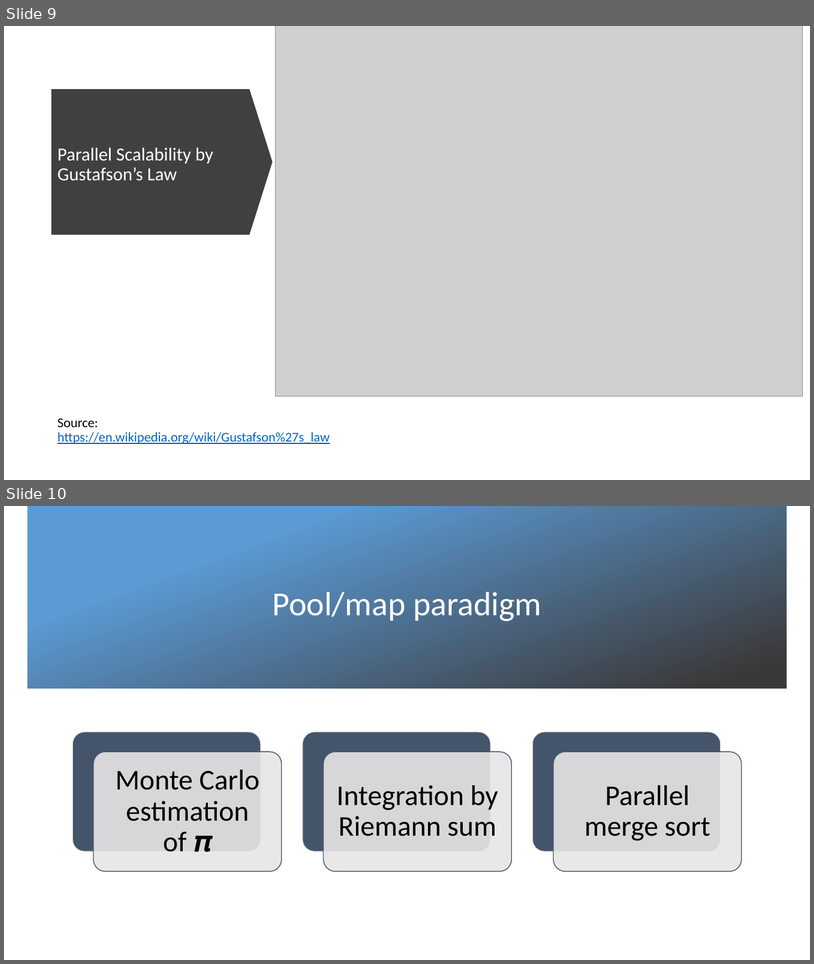
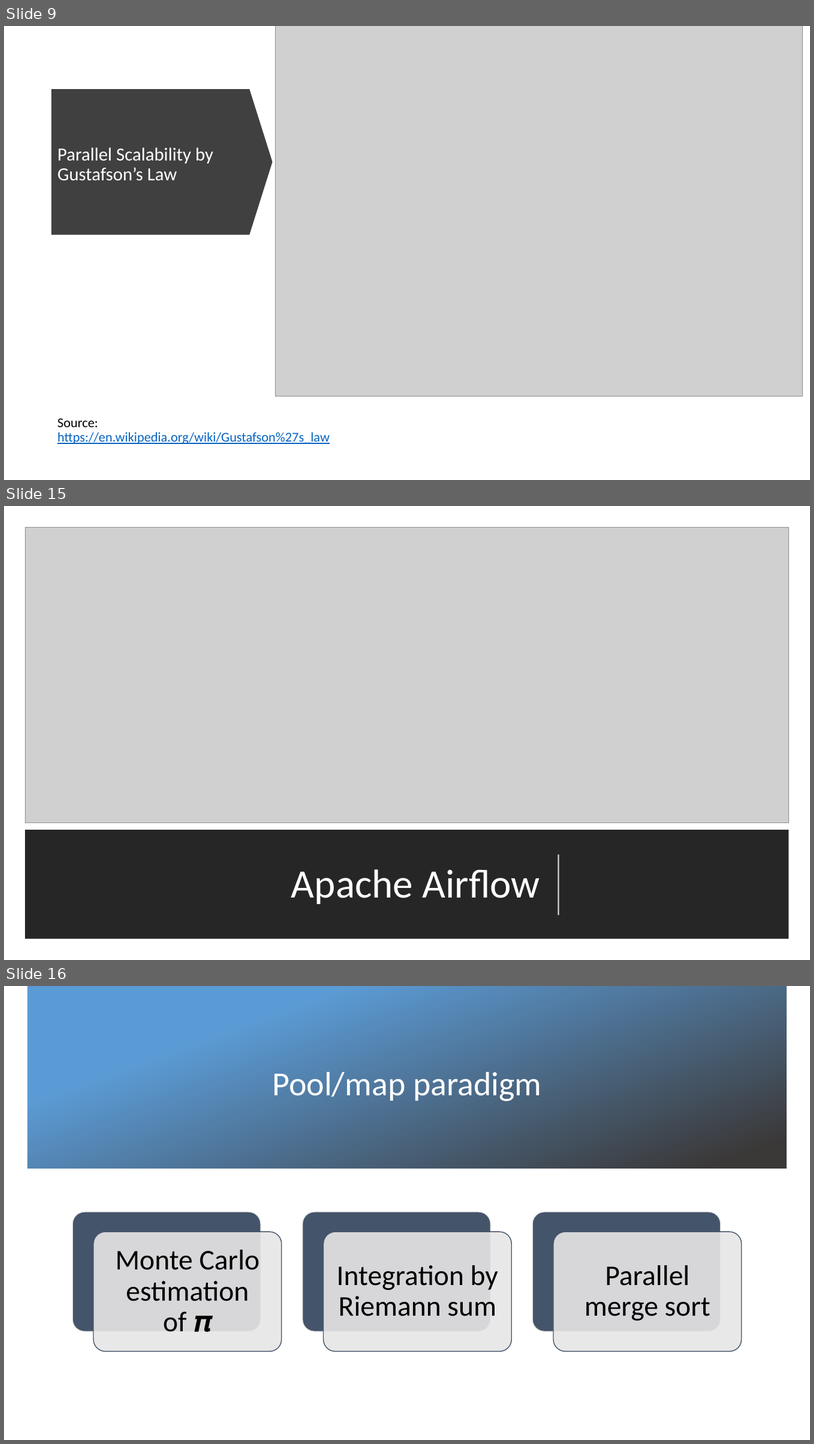
Before and after one commit to evarga/parallel-computing-lectures, a slide deck: lecture-2/presentation-2.pptx. Shown one above the other, each under a label of ours: slides 9 and 10 before the commit, slides 9, 15 and 16 after it; the slides between them are not shown. The pictures are 814x964 and 814x1444 pixels, drawn with LibreOffice and Linux fonts; fonts in the diff are those of the drawing; grey boxes stand for pictures; background and template pictures are left out. Boxes give left, top, right and bottom in pixels: in the first picture for what was removed or moved away, otherwise in the second. Text is boxed around its words. In the diff, an @@ line names an element or a change of style, - is before the commit and + after.

```diff
--- a/lecture-2/presentation-2.pptx
+++ b/lecture-2/presentation-2.pptx
@@ slide 15 added at <box>4,506,810,960</box>, background #FFFFFF @@
@@ picture added at <box>25,527,789,822</box> @@
@@ rectangle added at <box>25,829,789,939</box>, fill #262626 @@
@@ line added from (559, 915) to (559, 855), #FFFFFF 1.5 pt @@
@@ title added at <box>291,869,540,904</box>, 48 pt, text #FFFFFF @@
+Apache Airflow
@@ what was slide 10 is now slide 16 @@
```
Also in this commit, not shown: 5 other slides added.
